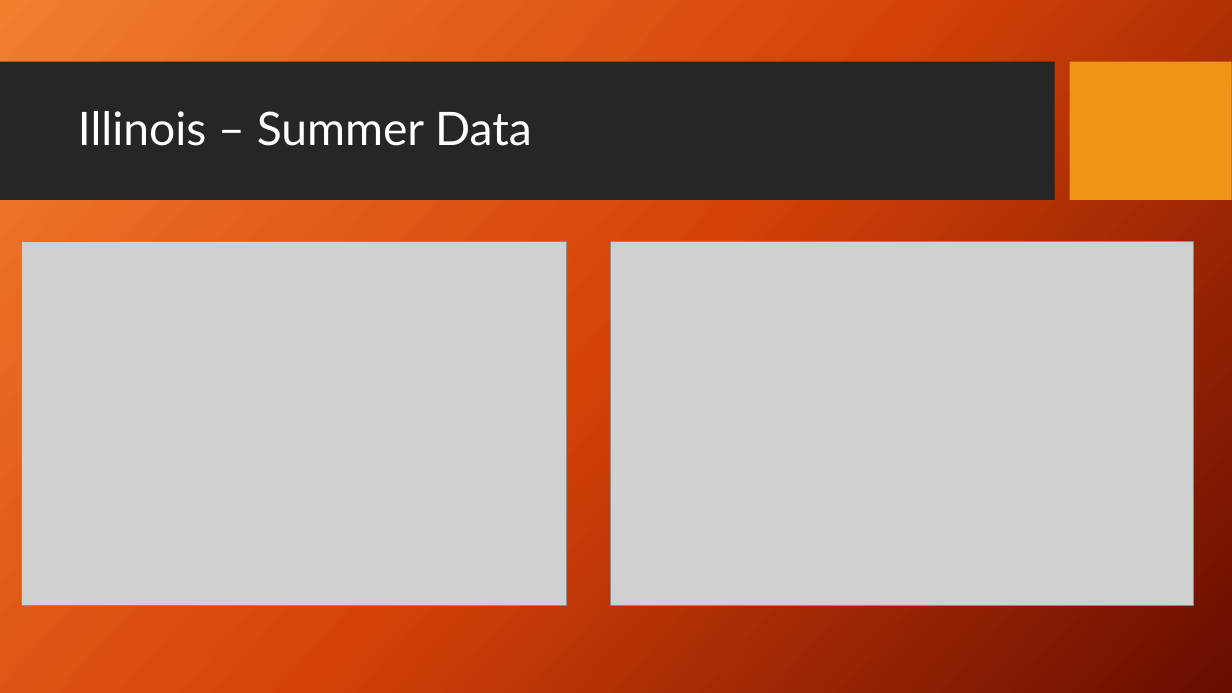
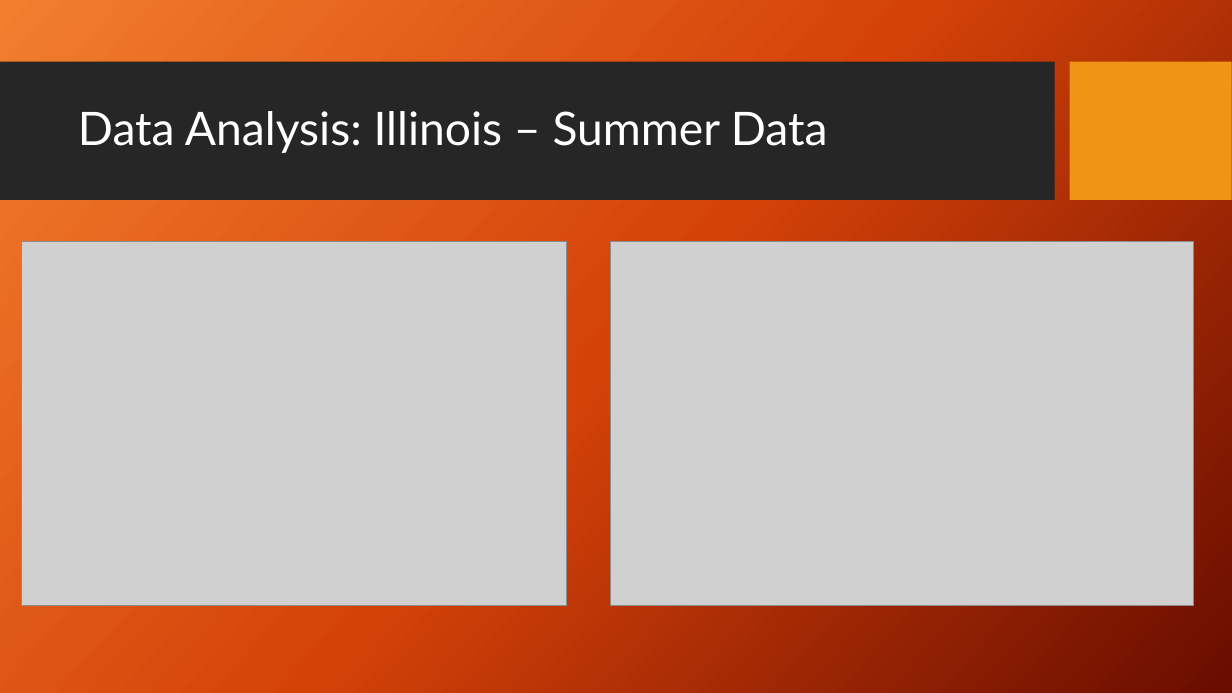
Before and after one commit to KennytheSun/Global_Warming_Repo, a slide deck: slide 7 of CO2emissionsVsTempPP.pptx (slide 8 before the commit). Drawn at 1232x693 pixels with LibreOffice and Linux fonts; fonts in the diff are those of the drawing; grey boxes stand for pictures; background and template pictures are left out. Boxes give left, top, right and bottom in pixels: in the first picture for what was removed or moved away, otherwise in the second. Text is boxed around its words. In the diff, an @@ line names an element or a change of style, - is before the commit and + after.

```diff
--- a/CO2emissionsVsTempPP.pptx
+++ b/CO2emissionsVsTempPP.pptx
@@ title at <box>78,111,828,153</box>: text changed @@
-Illinois – Summer Data
+Data Analysis: Illinois – Summer Data
```
Also in this commit, not shown: 6 other slides changed, 1 slide added, 2 slides removed.
